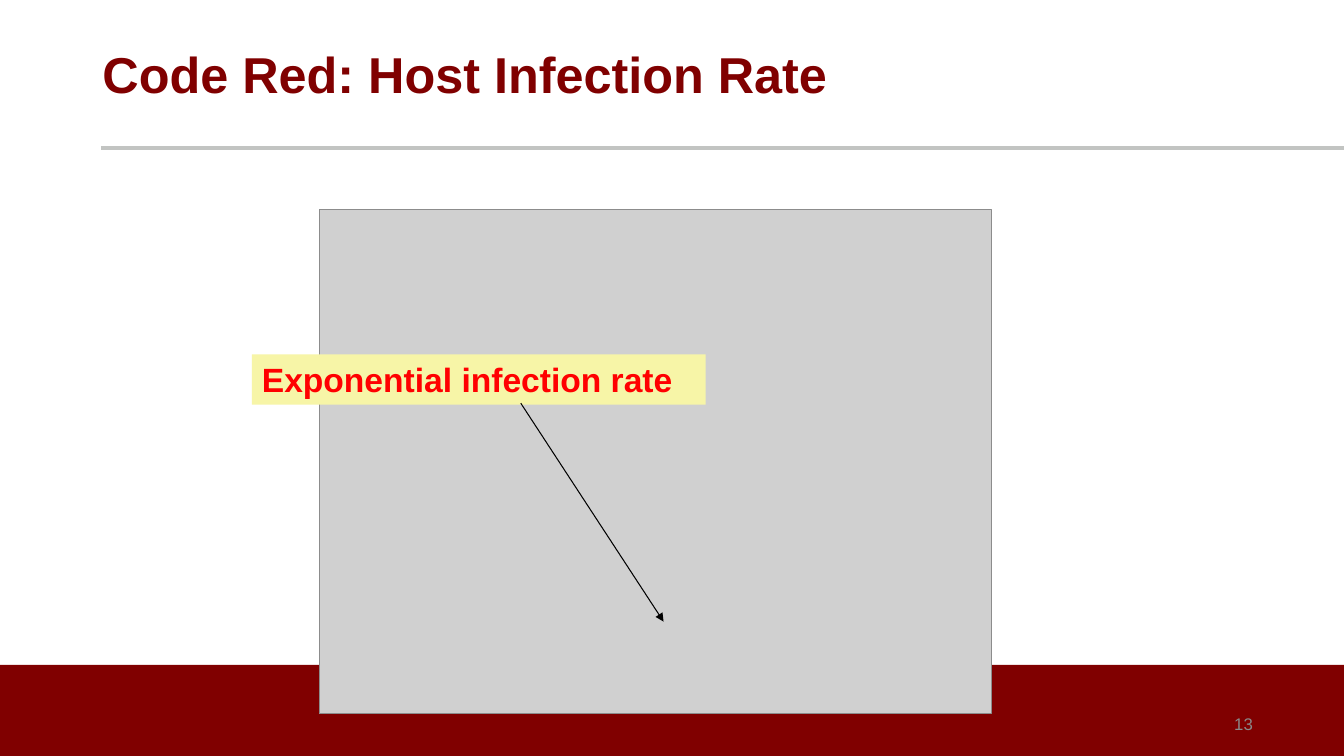
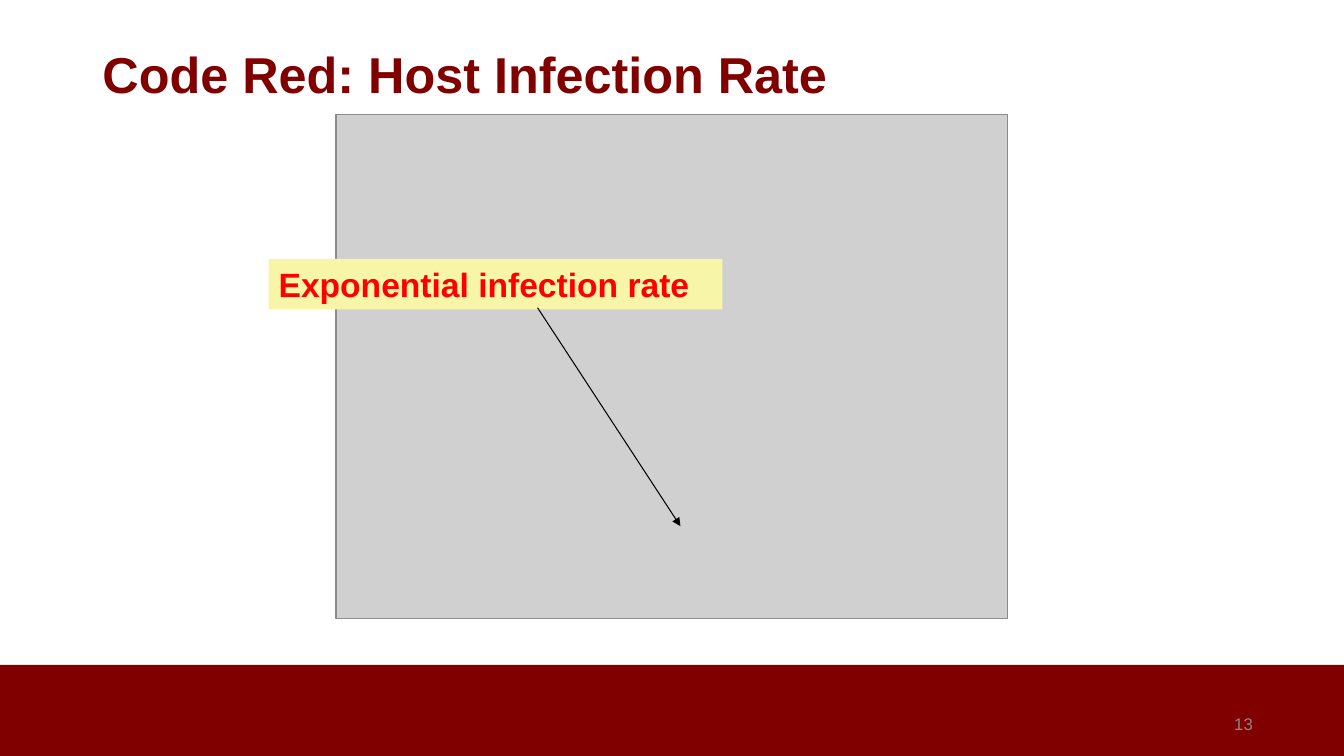
Before and after one commit to noise-lab/ML-Cybersecurity, a slide deck: slide 13 of module-2/ppt/2.1-Overview.pptx. Drawn at 1344x756 pixels with LibreOffice and Linux fonts; fonts in the diff are those of the drawing; grey boxes stand for pictures; background and template pictures are left out. Boxes give left, top, right and bottom in pixels: in the first picture for what was removed or moved away, otherwise in the second. Text is boxed around its words. In the diff, an @@ line names an element or a change of style, - is before the commit and + after.

```diff
--- a/module-2/ppt/2.1-Overview.pptx
+++ b/module-2/ppt/2.1-Overview.pptx
@@ line removed from (101, 148) to (1344, 148) @@
@@ 1 picture, 1 rectangle, 1 arrow: place and size @@
-1 picture, 1 rectangle, 1 arrow at <box>252,210,992,714</box>
+1 picture, 1 rectangle, 1 arrow at <box>269,115,1008,619</box>
```
Also in this commit, not shown: 2 other slides changed, 3 other files.
